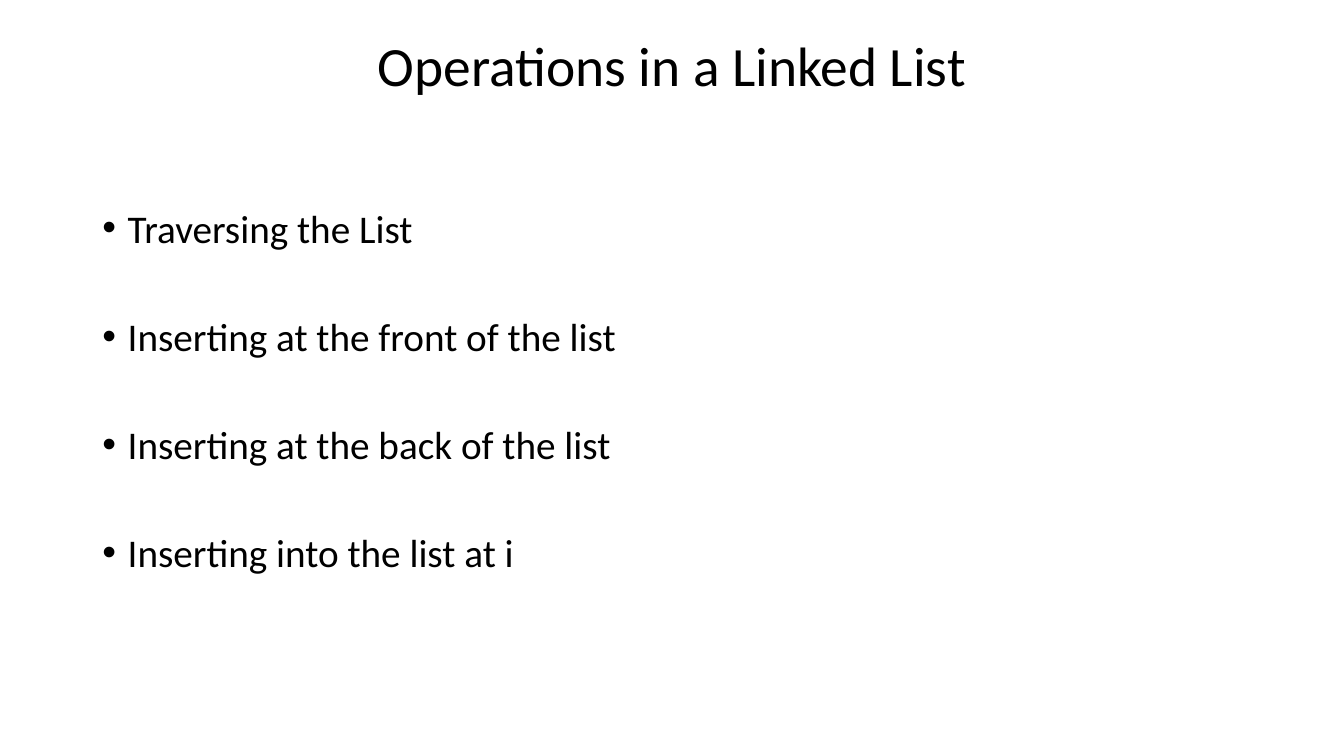
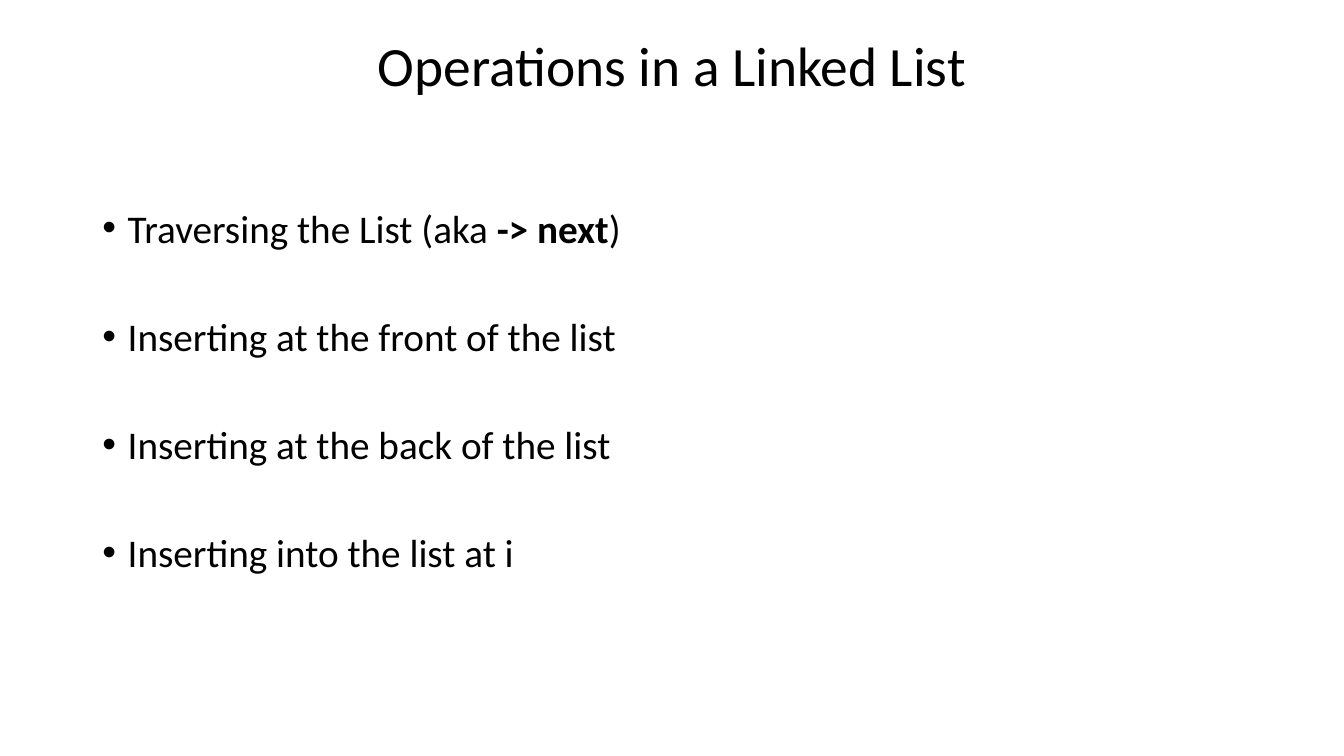
Before and after one commit to juliennyambal/COMS-1021-A-2019, a slide deck: slide 6 of Linked Lists.pptx (slide 3 before the commit). Drawn at 1344x756 pixels with LibreOffice and Linux fonts; fonts in the diff are those of the drawing. Boxes give left, top, right and bottom in pixels: in the first picture for what was removed or moved away, otherwise in the second. Text is boxed around its words. In the diff, an @@ line names an element or a change of style, - is before the commit and + after.

```diff
--- a/Linked Lists.pptx
+++ b/Linked Lists.pptx
@@ text at box(128, 214, 621, 250): text changed @@
-• Traversing the List
+• Traversing the List (aka -> next)
```
Also in this commit, not shown: 8 other slides changed, 21 slides added, 1 other file.
